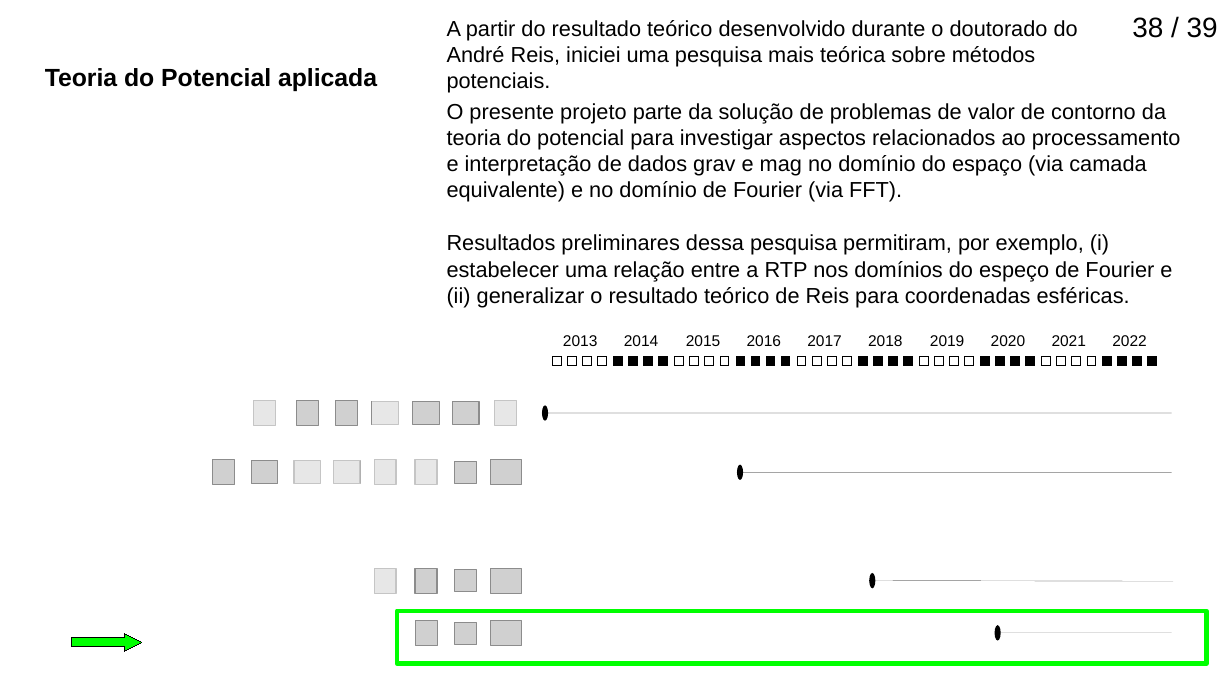
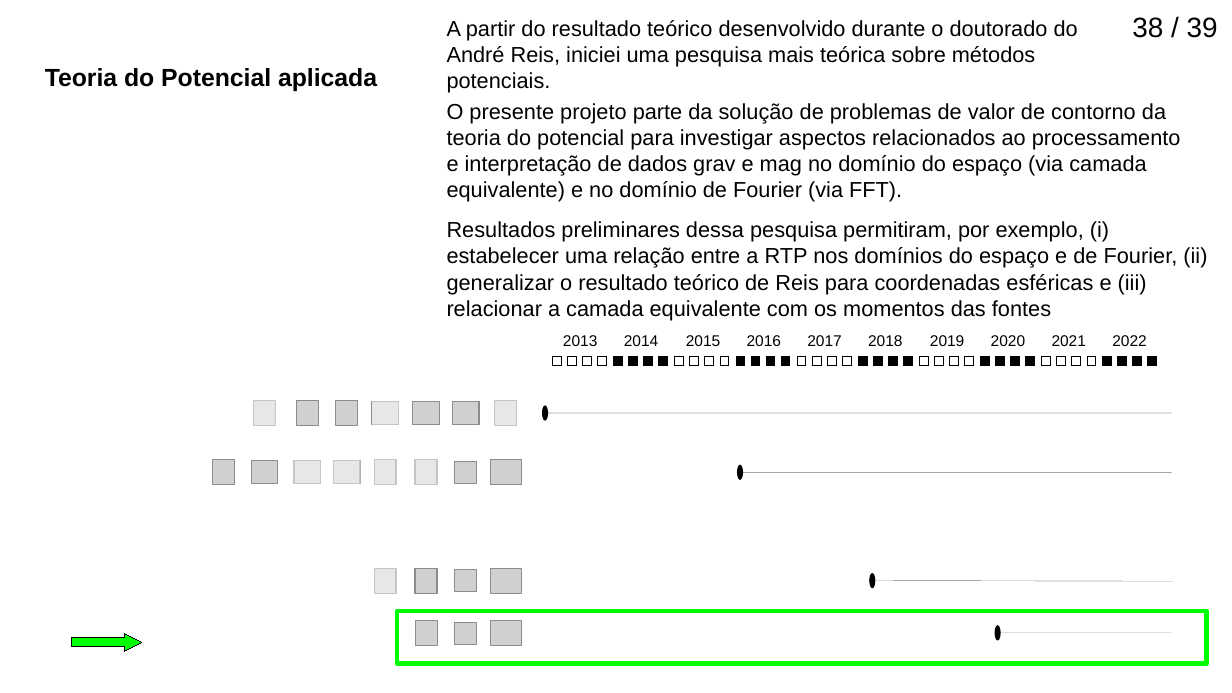
Before and after one commit to birocoles/memos, a slide deck: slide 38 of Titular_III/slides/apresentacao_titular3_3a.odp. Drawn at 1232x693 pixels with LibreOffice and Linux fonts; fonts in the diff are those of the drawing; grey boxes stand for pictures. Boxes give left, top, right and bottom in pixels: in the first picture for what was removed or moved away, otherwise in the second. Text is boxed around its words. In the diff, an @@ line names an element or a change of style, - is before the commit and + after.

```diff
--- a/Titular_III/slides/apresentacao_titular3_3a.odp
+++ b/Titular_III/slides/apresentacao_titular3_3a.odp
@@ text at (x1=447, y1=221, x2=1207, y2=320): text changed @@
-Resultados preliminares dessa pesquisa permitiram, por exemplo, (i) estabelecer uma relação entre a RTP nos domínios do espeço de Fourier e (ii) generalizar o resultado teórico de Reis para coordenadas esféricas.
+Resultados preliminares dessa pesquisa permitiram, por exemplo, (i) estabelecer uma relação entre a RTP nos domínios do espaço e de Fourier, (ii) generalizar o resultado teórico de Reis para coordenadas esféricas e (iii) relacionar a camada equivalente com os momentos das fontes
```
Also in this commit, not shown: 5 other files.
